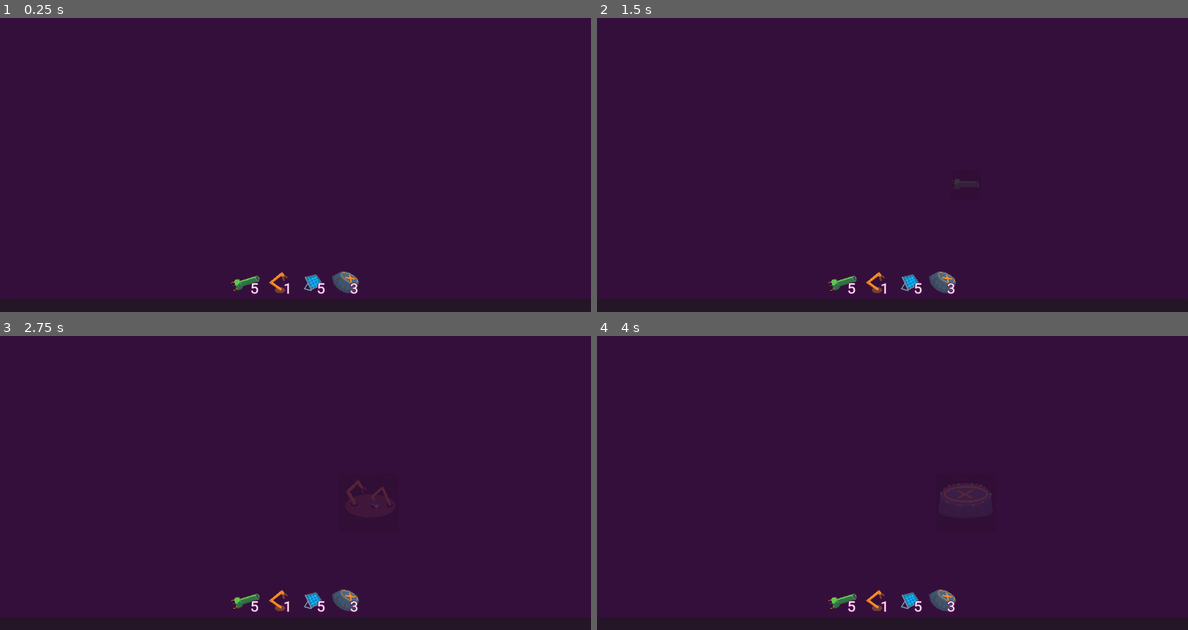
Above: before the commit, frames 1-4 (two rows, left to right).
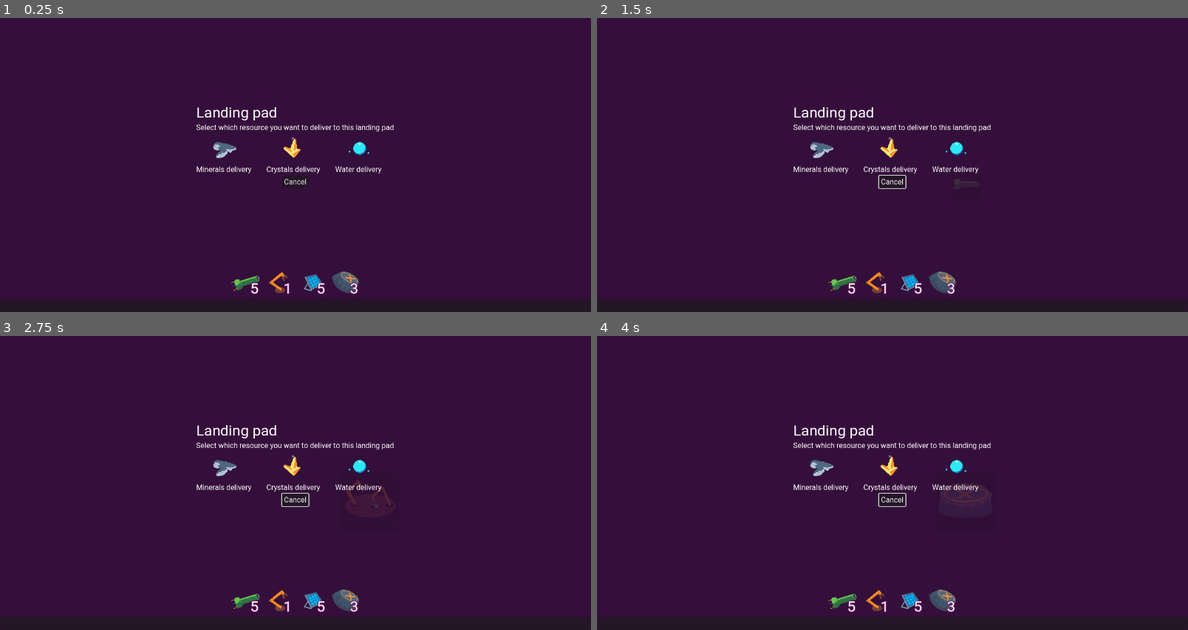
Above: after the commit, the same moments.

Repository: EdShel/StellarConstructor
Game: Godot game, scene res://objects/game.tscn
Two runs of this game, one before a commit and one after it. Both use one fixed random seed, a clock stepped at 60 frames per second and the inputs below.
Inputs (mouse positions are in pixels of both pictures, inside the frame that each line leads up to):
- Up to frame 1 (0.25 s): no input
- Up to frame 2 (1.5 s): click (892, 182) at 0.5 s, where only the run after the commit has a clickable "Cancel"; drag from (845, 282) to (951, 73) at 1.27 s
- Up to frame 3 (2.75 s): drag from (277, 600) to (366, 503) at 2.02 s
- Up to frame 4 (4 s): move the mouse to (910, 600) at 2.77 s; click (910, 600) at 2.92 s; drag from (939, 600) to (715, 415) at 3.52 s

The runs differ from the first frame. In frame 1, 1.2% of the frame differs, in the area x 33-67%, y 30-57%; in frame 2, 1.2%, in the area x 33-67%, y 30-59%; in frame 3, 1.2%; in frame 4, 1.2%.

Commit message:
Landing pad recipe popup WIP

Diff:
--- /dev/null
+++ b/objects/builds/landing_pad.gd
@@ -0,0 +1,13 @@
+extends Node2D
+
+@export var recipe: String = "none"
+
+var inventory: Array[Dictionary] = []
+
+func _ready() -> void:
+	pass # Replace with function body.
+
+
+# Called every frame. 'delta' is the elapsed time since the previous frame.
+func _process(delta: float) -> void:
+	pass
--- a/objects/builds/landing_pad.tscn
+++ b/objects/builds/landing_pad.tscn
@@ -1,9 +1,11 @@
-[gd_scene load_steps=3 format=3 uid="uid://brjonc116ab3y"]
+[gd_scene load_steps=4 format=3 uid="uid://brjonc116ab3y"]
 
 [ext_resource type="Texture2D" uid="uid://qcw04lpx4sy2" path="res://sprites/builds/landing_pad.tres" id="1_dnmxl"]
+[ext_resource type="Script" path="res://objects/builds/landing_pad.gd" id="1_orncb"]
 [ext_resource type="PackedScene" uid="uid://o506ib7yigid" path="res://objects/builds/utilities/build_collider.tscn" id="2_ce11o"]
 
 [node name="LandingPad" type="Node2D"]
+script = ExtResource("1_orncb")
 
 [node name="Sprite2D" type="Sprite2D" parent="."]
 texture = ExtResource("1_dnmxl")
--- a/objects/builds/utilities/build_collider.gd
+++ b/objects/builds/utilities/build_collider.gd
@@ -12,3 +12,5 @@
 	if event is InputEventMouseButton and event.pressed and event.button_index == MOUSE_BUTTON_RIGHT:
 		get_parent().queue_free()
 		SC.increase_inventory_item.emit(item_type, 1)
+	elif event is InputEventMouseButton and event.pressed and event.button_index == MOUSE_BUTTON_LEFT:
+		SC.open_build.emit(item_type, get_parent())
--- a/objects/builds/utilities/build_collider.tscn
+++ b/objects/builds/utilities/build_collider.tscn
@@ -5,6 +5,8 @@
 [node name="BuildCollider" type="Area2D"]
 monitoring = false
 script = ExtResource("1_np4ig")
+cell_size = null
+item_type = null
 
 [node name="CollisionShape2D" type="CollisionShape2D" parent="."]
 unique_name_in_owner = true
--- a/objects/game.tscn
+++ b/objects/game.tscn
@@ -1,10 +1,11 @@
-[gd_scene load_steps=6 format=3 uid="uid://bnrh75aysmd6v"]
+[gd_scene load_steps=7 format=3 uid="uid://bnrh75aysmd6v"]
 
 [ext_resource type="Script" path="res://objects/game.gd" id="1_86h5b"]
 [ext_resource type="Script" path="res://objects/utilities/camera_controller.gd" id="1_bl32n"]
 [ext_resource type="PackedScene" uid="uid://cm7qf6mbektuu" path="res://objects/build_grid/build_grid.tscn" id="3_pjmpo"]
 [ext_resource type="PackedScene" uid="uid://csmg87yqk0t47" path="res://objects/ui/toolbar/toolbar.tscn" id="4_ot15t"]
 [ext_resource type="PackedScene" uid="uid://dwjelvpqhhdju" path="res://objects/ui/power_indicator/power_indicator.tscn" id="5_s0rco"]
+[ext_resource type="PackedScene" uid="uid://c3wsqsjek417k" path="res://objects/ui/build_manager/build_manager.tscn" id="6_76ayv"]
 
 [node name="Game" type="Node2D"]
 script = ExtResource("1_86h5b")
@@ -34,3 +35,5 @@
 
 [node name="PowerIndicator" parent="GameUI/VBoxContainer" instance=ExtResource("5_s0rco")]
 layout_mode = 2
+
+[node name="BuildManager" parent="GameUI" instance=ExtResource("6_76ayv")]
--- a/objects/sc.gd
+++ b/objects/sc.gd
@@ -13,6 +13,8 @@
 
 signal increase_inventory_item(item_type: String, amount: int)
 
+signal open_build(item_type: String, node: Node2D)
+
 func set_game(new_game: Node2D) -> void:
 	game = new_game
 	if new_game:
--- /dev/null
+++ b/objects/ui/build_manager/base_popup.gd
@@ -0,0 +1,13 @@
+extends Control
+
+signal close(result: Dictionary)
+
+@export var title: String = "TITLE"
+@export var subtitle: String = "SUBTITLE"
+
+func _ready() -> void:
+	%Title.text = title
+	%Subtitle.text = subtitle
+
+func _on_cancel_button_pressed() -> void:
+	close.emit(null)
--- /dev/null
+++ b/objects/ui/build_manager/base_popup.tscn
@@ -0,0 +1,48 @@
+[gd_scene load_steps=3 format=3 uid="uid://11ur7mtmo2rn"]
+
+[ext_resource type="Script" path="res://objects/ui/build_manager/base_popup.gd" id="1_306dy"]
+
+[sub_resource type="LabelSettings" id="LabelSettings_2o7xv"]
+font_size = 32
+
+[node name="BasePopup" type="HBoxContainer"]
+anchors_preset = 15
+anchor_right = 1.0
+anchor_bottom = 1.0
+grow_horizontal = 2
+grow_vertical = 2
+alignment = 1
+script = ExtResource("1_306dy")
+
+[node name="MarginContainer" type="MarginContainer" parent="."]
+layout_mode = 2
+theme_override_constants/margin_left = 16
+theme_override_constants/margin_top = 16
+theme_override_constants/margin_right = 16
+theme_override_constants/margin_bottom = 16
+
+[node name="VBoxContainer" type="VBoxContainer" parent="MarginContainer"]
+layout_mode = 2
+
+[node name="Title" type="Label" parent="MarginContainer/VBoxContainer"]
+unique_name_in_owner = true
+layout_mode = 2
+text = "Landing pad"
+label_settings = SubResource("LabelSettings_2o7xv")
+
+[node name="Subtitle" type="Label" parent="MarginContainer/VBoxContainer"]
+unique_name_in_owner = true
+layout_mode = 2
+text = "Select which resource you want to deliver to this landing pad"
+
+[node name="HBoxContainer" type="HFlowContainer" parent="MarginContainer/VBoxContainer"]
+layout_mode = 2
+
+[node name="CenterContainer" type="CenterContainer" parent="MarginContainer/VBoxContainer"]
+layout_mode = 2
+
+[node name="CancelButton" type="Button" parent="MarginContainer/VBoxContainer/CenterContainer"]
+layout_mode = 2
+text = "Cancel"
+
+[connection signal="pressed" from="MarginContainer/VBoxContainer/CenterContainer/CancelButton" to="." method="_on_cancel_button_pressed"]
--- /dev/null
+++ b/objects/ui/build_manager/build_manager.gd
@@ -0,0 +1,9 @@
+extends Control
+
+func _ready() -> void:
+	SC.open_build.connect(handle_open_build)
+
+
+func handle_open_build(item_type: String, node: Node2D) -> void:
+	if item_type == "landing_pad":
+		pass
--- /dev/null
+++ b/objects/ui/build_manager/build_manager.tscn
@@ -0,0 +1,22 @@
+[gd_scene load_steps=3 format=3 uid="uid://c3wsqsjek417k"]
+
+[ext_resource type="Script" path="res://objects/ui/build_manager/build_manager.gd" id="1_xtbb0"]
+[ext_resource type="PackedScene" uid="uid://h35ewf03pur5" path="res://objects/ui/build_manager/launch_pad_recipe_popup.tscn" id="2_pe81y"]
+
+[node name="BuildManager" type="HBoxContainer"]
+anchors_preset = 15
+anchor_right = 1.0
+anchor_bottom = 1.0
+grow_horizontal = 2
+grow_vertical = 2
+mouse_filter = 2
+alignment = 1
+script = ExtResource("1_xtbb0")
+
+[node name="VBoxContainer" type="VBoxContainer" parent="."]
+layout_mode = 2
+mouse_filter = 2
+alignment = 1
+
+[node name="LaunchPadRecipePopup" parent="VBoxContainer" instance=ExtResource("2_pe81y")]
+layout_mode = 2
--- /dev/null
+++ b/objects/ui/build_manager/launch_pad_recipe_popup.tscn
@@ -0,0 +1,29 @@
+[gd_scene load_steps=6 format=3 uid="uid://h35ewf03pur5"]
+
+[ext_resource type="PackedScene" uid="uid://11ur7mtmo2rn" path="res://objects/ui/build_manager/base_popup.tscn" id="1_7ie3x"]
+[ext_resource type="PackedScene" uid="uid://cheh1dak3vjjt" path="res://objects/ui/build_manager/recipe_item.tscn" id="2_v0prt"]
+[ext_resource type="Texture2D" uid="uid://b2qcqcgb1fqoc" path="res://sprites/items/ore.tres" id="3_fqoq7"]
+[ext_resource type="Texture2D" uid="uid://bj2o48xnj06f8" path="res://sprites/items/crystal.tres" id="4_1qhuf"]
+[ext_resource type="Texture2D" uid="uid://cuj2sot1ws2ri" path="res://sprites/items/water.tres" id="5_dfs7d"]
+
+[node name="LaunchPadRecipePopup" instance=ExtResource("1_7ie3x")]
+title = "Landing pad"
+subtitle = "Select which resource you want to deliver to this landing pad"
+
+[node name="HBoxContainer" parent="MarginContainer/VBoxContainer" index="2"]
+theme_override_constants/h_separation = 32
+
+[node name="Minerals" parent="MarginContainer/VBoxContainer/HBoxContainer" index="0" instance=ExtResource("2_v0prt")]
+layout_mode = 2
+recipe_name = "Minerals delivery"
+icon = ExtResource("3_fqoq7")
+
+[node name="Crystals" parent="MarginContainer/VBoxContainer/HBoxContainer" index="1" instance=ExtResource("2_v0prt")]
+layout_mode = 2
+recipe_name = "Crystals delivery"
+icon = ExtResource("4_1qhuf")
+
+[node name="Water" parent="MarginContainer/VBoxContainer/HBoxContainer" index="2" instance=ExtResource("2_v0prt")]
+layout_mode = 2
+recipe_name = "Water delivery"
+icon = ExtResource("5_dfs7d")
--- /dev/null
+++ b/objects/ui/build_manager/recipe_item.gd
@@ -0,0 +1,8 @@
+extends Control
+
+@export var recipe_name: String:
+	get: return %Label.text
+	set(value): %Label.text = value
+@export var icon: Texture2D:
+	get: return %Icon.texture
+	set(value): %Icon.texture = value
--- /dev/null
+++ b/objects/ui/build_manager/recipe_item.tscn
@@ -0,0 +1,20 @@
+[gd_scene load_steps=3 format=3 uid="uid://cheh1dak3vjjt"]
+
+[ext_resource type="Texture2D" uid="uid://b2qcqcgb1fqoc" path="res://sprites/items/ore.tres" id="1_jm8j6"]
+[ext_resource type="Script" path="res://objects/ui/build_manager/recipe_item.gd" id="1_rblus"]
+
+[node name="RecipeItem" type="VBoxContainer"]
+script = ExtResource("1_rblus")
+
+[node name="Icon" type="TextureRect" parent="."]
+unique_name_in_owner = true
+custom_minimum_size = Vector2(64, 64)
+layout_mode = 2
+texture = ExtResource("1_jm8j6")
+stretch_mode = 3
+
+[node name="Label" type="Label" parent="."]
+unique_name_in_owner = true
+layout_mode = 2
+text = "Ore delivery"
+horizontal_alignment = 1
--- /dev/null
+++ b/sprites/items/crystal.tres
@@ -0,0 +1,7 @@
+[gd_resource type="AtlasTexture" load_steps=2 format=3 uid="uid://bj2o48xnj06f8"]
+
+[ext_resource type="Texture2D" uid="uid://cp056doje7fow" path="res://sprites/items.png" id="1_qlr6h"]
+
+[resource]
+atlas = ExtResource("1_qlr6h")
+region = Rect2(64, 0, 64, 64)
--- /dev/null
+++ b/sprites/items/ore.tres
@@ -0,0 +1,7 @@
+[gd_resource type="AtlasTexture" load_steps=2 format=3 uid="uid://b2qcqcgb1fqoc"]
+
+[ext_resource type="Texture2D" uid="uid://cp056doje7fow" path="res://sprites/items.png" id="1_nt0fo"]
+
+[resource]
+atlas = ExtResource("1_nt0fo")
+region = Rect2(0, 0, 64, 64)
--- /dev/null
+++ b/sprites/items/water.tres
@@ -0,0 +1,7 @@
+[gd_resource type="AtlasTexture" load_steps=2 format=3 uid="uid://cuj2sot1ws2ri"]
+
+[ext_resource type="Texture2D" uid="uid://cp056doje7fow" path="res://sprites/items.png" id="1_a8m2g"]
+
+[resource]
+atlas = ExtResource("1_a8m2g")
+region = Rect2(128, 0, 64, 64)
